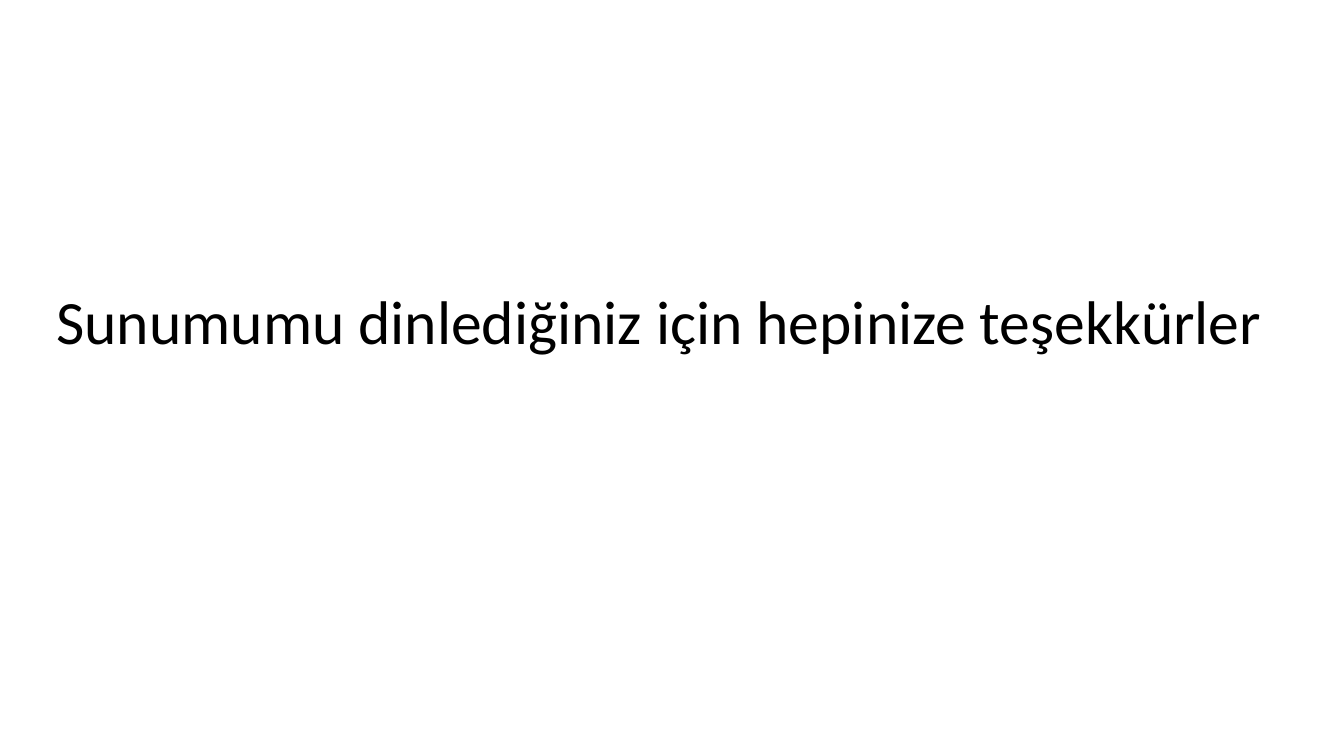
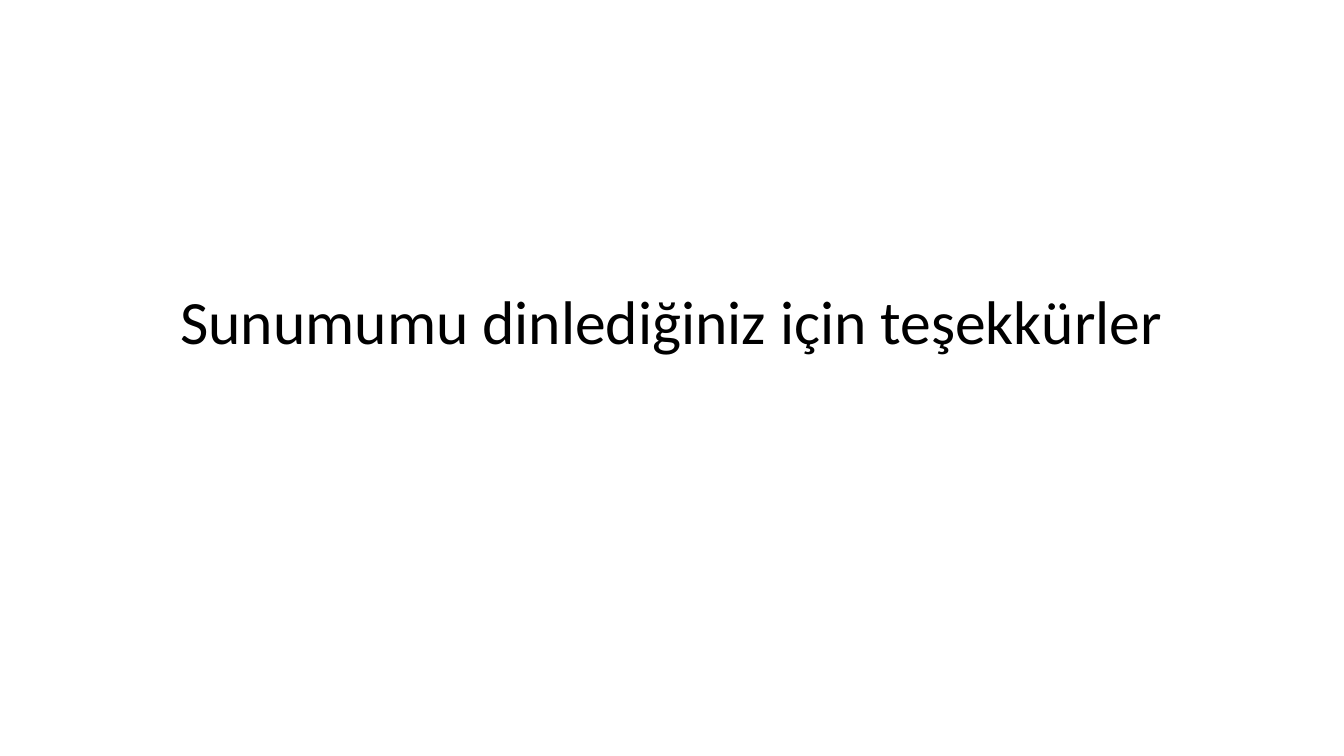
Before and after one commit to BilalMercan/Swift_Hotel_Demo_App, a slide deck: slide 16 of Swift Otel Uygulaması Projesi/Rapor, Sunum, Afiş/Otel Uygulaması.pptx (slide 15 before the commit). Drawn at 1344x756 pixels with LibreOffice and Linux fonts; fonts in the diff are those of the drawing. Boxes give left, top, right and bottom in pixels: in the first picture for what was removed or moved away, otherwise in the second. Text is boxed around its words. In the diff, an @@ line names an element or a change of style, - is before the commit and + after.

```diff
--- a/Swift Otel Uygulaması Projesi/Rapor, Sunum, Afiş/Otel Uygulaması.pptx
+++ b/Swift Otel Uygulaması Projesi/Rapor, Sunum, Afiş/Otel Uygulaması.pptx
@@ title at (180,301,1162,355): text changed @@
-Sunumumu dinlediğiniz için hepinize teşekkürler
+Sunumumu dinlediğiniz için teşekkürler
```
Also in this commit, not shown: 3 other slides changed, 1 slide added.
